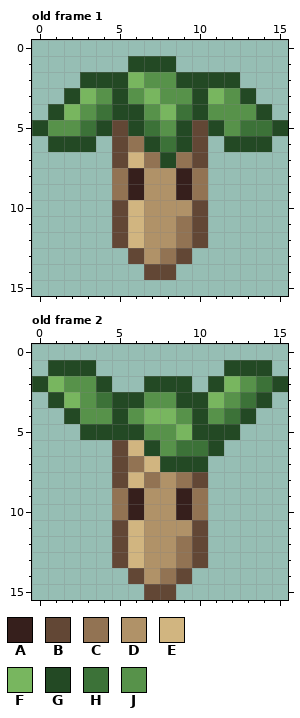
Pixel-art file, stored at _Data/Gameplay/Doll_Leaf.aseprite. The picture above is the old version.
16x16 pixels, 2 frames. Shown: old frame 1, old frame 2.
Visible layers, top first: "Leaf", "Layer 1".
Palette (. is transparent): A #361f1c  B #624735  C #927353  D #b09268  E #d1b580  F #78b65f  G #234924  H #3c7238  J #57924a
Pixels before, old frame 1, first column x 0:
 1 ......GGG.......
 2 ...GGGFJJGGGG...
 3 ..GFJGJFJJGFJG..
 4 .GFJHGGJFHGJJJG.
 5 GJJHGBGHJGBGJHHG
 6 .GGG.BCGHGB.GGG.
 7 .....BECGCB.....
 8 .....CADDAC.....
 9 .....CADDAC.....
10 .....BEDDDB.....
11 .....BEDDCB.....
12 .....BEDDCB.....
13 ......BDCB......
14 .......BB.......
Pixels before, old frame 2, first column x 0:
 1 .GGG........GGG.
 2 GFJJG..GGG.GFJHG
 3 .GFJHGGJJGGFJHG.
 4 ..GJJGJFFJGJHG..
 5 ...GGGGJJFGGG...
 6 .....BEGJHHG....
 7 .....BCEGGG.....
 8 .....BECDCB.....
 9 .....CADDAC.....
10 .....CADDAC.....
11 .....BEDDDB.....
12 .....BEDDCB.....
13 .....BEDDCB.....
14 ......BDCB......
15 .......BB.......
And afterwards:
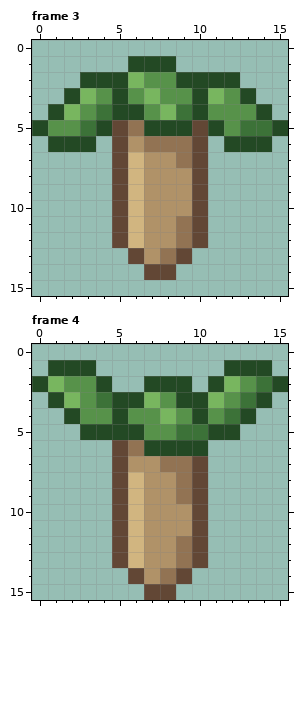
A new or re-ordered frame is compared with the old frame closest to it.
Difference:
{"change": "frames 2 -> 4"}
{"where": "frame 3 is new; against old frame 1, layers \"Leaf\", \"Layer 1\""}
{"frame":3,"y":5,"x":6,"old":"GHJ","new":"CGG"}
{"frame":3,"y":6,"x":6,"old":"CGHG","new":"DCCC"}
{"frame":3,"y":7,"x":7,"old":"CG","new":"DD"}
{"frame":3,"y":8,"x":5,"old":"CA","new":"BE"}
{"frame":3,"y":8,"x":9,"old":"AC","new":"DB"}
{"frame":3,"y":9,"x":5,"old":"CA","new":"BE"}
{"frame":3,"y":9,"x":9,"old":"AC","new":"DB"}
{"where": "frame 4 is new; against old frame 2, layers \"Leaf\", \"Layer 1\""}
{"frame":4,"y":3,"x":7,"old":"J","new":"F"}
{"frame":4,"y":4,"x":7,"old":"F","new":"J"}
{"frame":4,"y":5,"x":9,"old":"FG","new":"HH"}
{"frame":4,"y":6,"x":6,"old":"E","new":"C"}
{"frame":4,"y":6,"x":8,"old":"JHHG","new":"GGG."}
{"frame":4,"y":7,"x":6,"old":"CEGGG","new":"DDCCB"}
{"frame":4,"y":8,"x":7,"old":"C","new":"D"}
{"frame":4,"y":9,"x":5,"old":"CA","new":"BE"}
{"frame":4,"y":9,"x":9,"old":"AC","new":"CB"}
{"frame":4,"y":10,"x":5,"old":"CA","new":"BE"}
{"frame":4,"y":10,"x":9,"old":"AC","new":"DB"}
